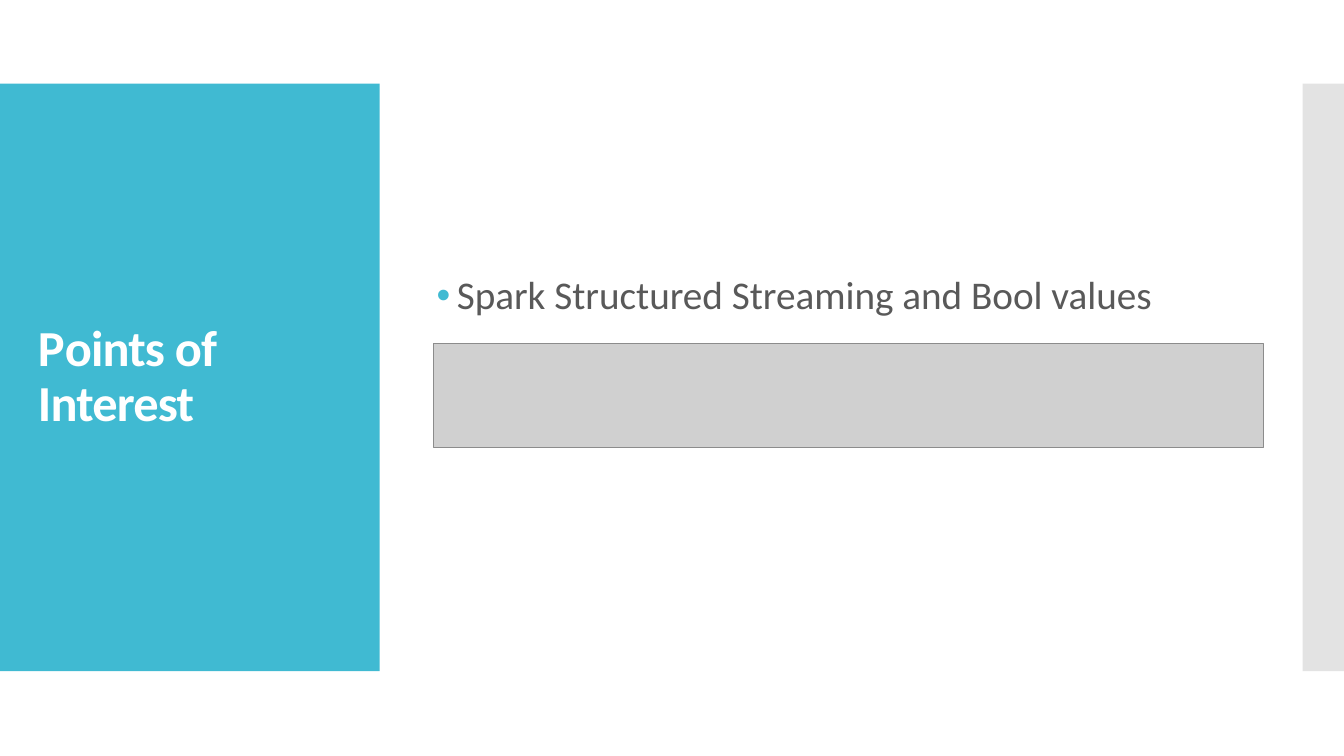
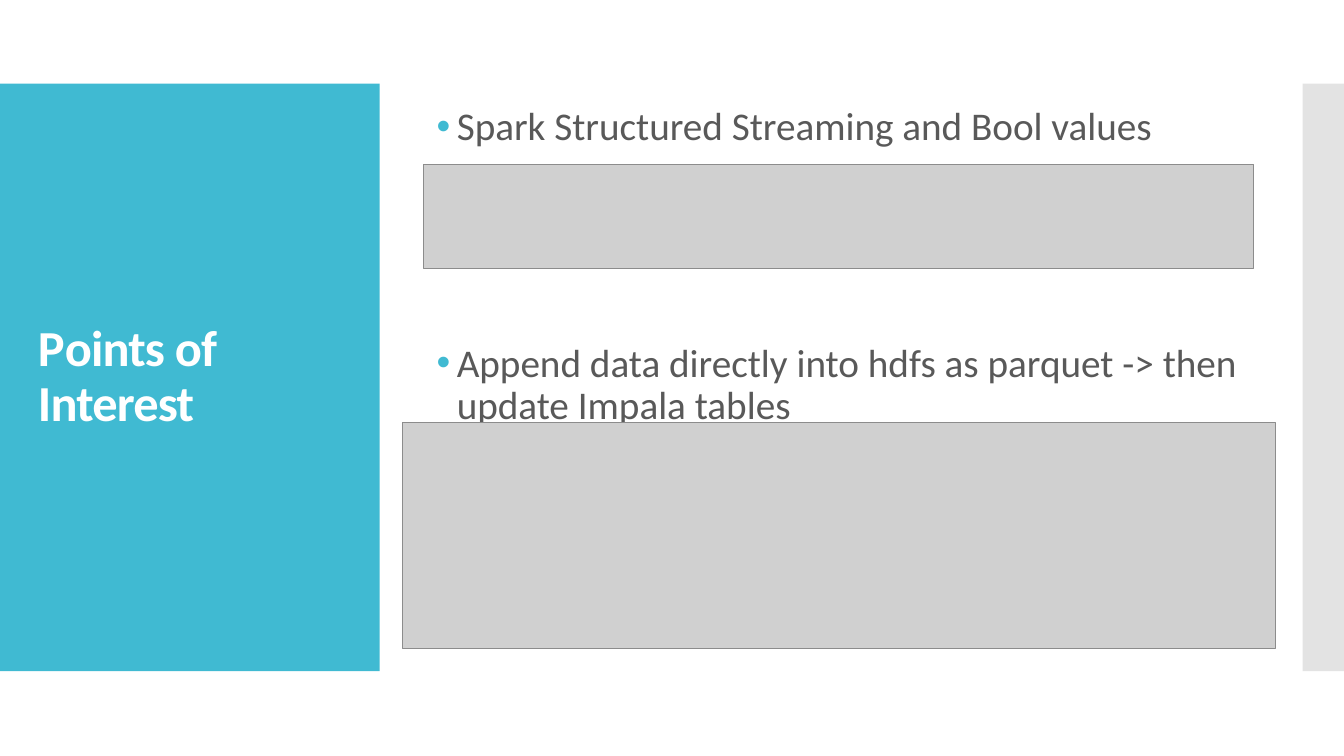
Before and after one commit to livgeni/NayaDE-Final-Project, a slide deck: slide 10 of FinalProjectDesign.pptx. Drawn at 1344x756 pixels with LibreOffice and Linux fonts; fonts in the diff are those of the drawing; grey boxes stand for pictures. Boxes give left, top, right and bottom in pixels: in the first picture for what was removed or moved away, otherwise in the second. Text is boxed around its words. In the diff, an @@ line names an element or a change of style, - is before the commit and + after.

```diff
--- a/FinalProjectDesign.pptx
+++ b/FinalProjectDesign.pptx
@@ picture moved from (x1=434, y1=343, x2=1263, y2=447) to (x1=424, y1=164, x2=1254, y2=268) @@
@@ text at (x1=457, y1=350, x2=1237, y2=429): paragraph added @@
+• Append data directly into hdfs as parquet -> then update Impala tables
@@ picture added at (x1=402, y1=423, x2=1276, y2=648) @@
```
Also in this commit, not shown: 1 other slide changed.
